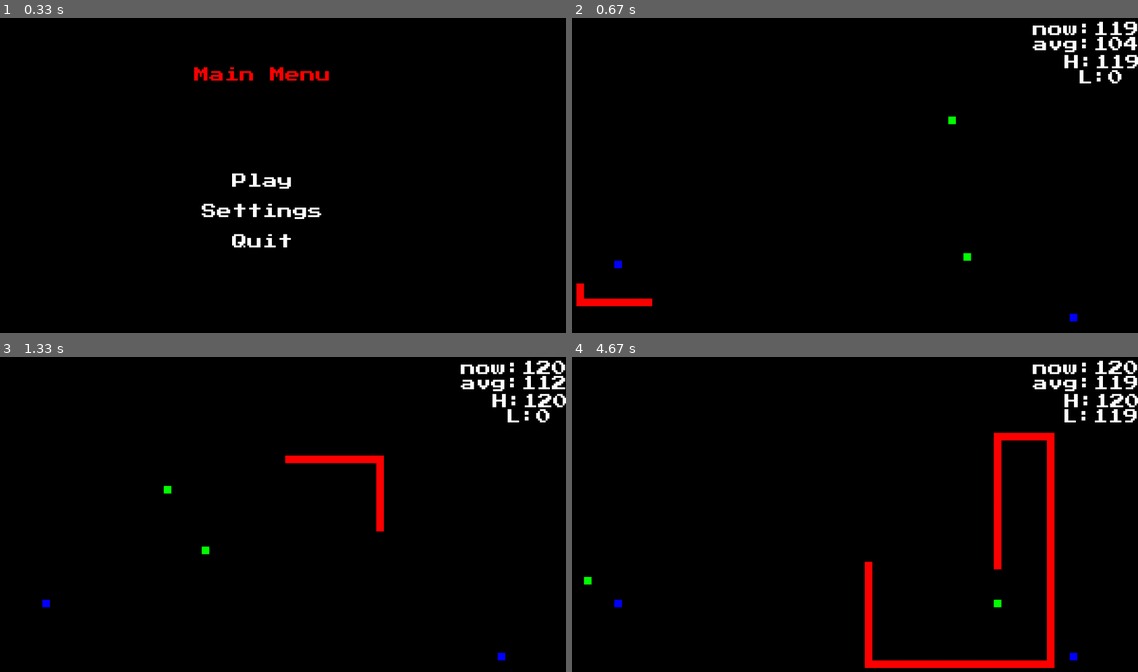
Above: before the commit, frames 1-4 (two rows, left to right).
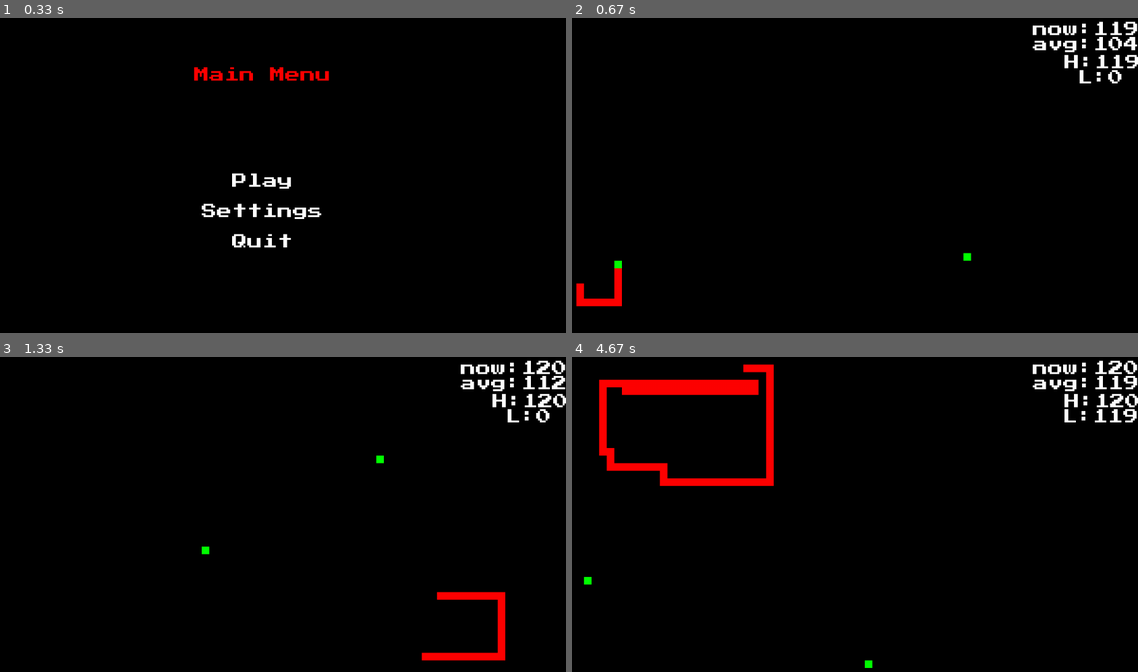
Above: after the commit, the same moments.

Repository: nmurphy101/Pygame2DFramework
Game: pygame game, started from main.py
Two runs of this game, one before a commit and one after it. Both use one fixed random seed, a clock stepped at 60 frames per second and the inputs below.
Inputs (mouse positions are in pixels of both pictures, inside the frame that each line leads up to):
- Up to frame 1 (0.33 s): no input
- Up to frame 2 (0.67 s): click (832, 181) at 0.38 s
- Up to frame 3 (1.33 s): no input
- Up to frame 4 (4.67 s): no input

Frame 1 is identical in both runs. In frame 2, 0.4% of the frame differs, in the area x 7-90%, y 31-97%; in frame 3, 1.8%; in frame 4, 6.5%, in the area x 4-90%, y 2-99%.

Commit message:
Properly enabled dirty_rect rendering/updating though the bug of skipping/holes in the tail segments causes ghosts to be left and not unrendered needs fixing

Diff:
--- a/future_features.txt
+++ b/future_features.txt
@@ -83,6 +83,11 @@
         iii. Make current sightlines into actionlines and remake sightlines
              to be used for calculated decisions
 
+Future Ideas:
+1. impliment coyote-time for precision user inputs as seen here or input buffering:
+    - https://developer.amazon.com/blogs/appstore/post/9d2094ed-53cb-4a3a-a5cf-c7f34bca6cd3/coding-imprecise-controls-to-make-them-feel-more-precise
+    - though I already have input buffering every frame
+
 
 Bugs:
 1. can you move diagonally anymore????
@@ -90,7 +95,8 @@
    through a enemy thus appearing to "phase" through them without dying...
 3. Seems like the last tail segment isn't always the correct one to grab
     which must be why some random tail segments sometimes vanish before they should...
-
+4. FPS suffers when in a video call for some reason...
+   - might have to do with the sounds trying to be played?
 
 
 
--- a/pkg/app.py
+++ b/pkg/app.py
@@ -47,6 +47,8 @@
         self.running = True
         self.fps = 1000
         self.fps_list = []
+        self.fps_pos = None
+        self.fps_rect = None
         self.clock = None
         self.screen_width = 1280
         self.screen_height = 720
@@ -63,6 +65,7 @@
             UI_1, UI_2, UI_3
         ]
         self.ui_sound_options = {}
+        self.pause_menu_options = {}
         # event = None
         # menu = None
         self.event_options = {
@@ -73,7 +76,11 @@
             KEYDOWN: lambda **kwargs: self.key_down(**kwargs),
             MOUSEBUTTONDOWN: lambda **kwargs: self.mouse_down(**kwargs),
         }
-        self.pause_menu_options = {}
+        events = []
+        for event in self.event_options.keys():
+            events.append(event)
+        # Limit the type of game events that can happen
+        pygame.event.set_allowed(events)
 
     def run(self):
         '''
@@ -102,9 +109,15 @@
             # Send event NEXT every time music tracks ends
             set_endevent(NEXT)
             # Gameplay logic this turn/tick
-            menu = play(update_fps)
-            # Update the screen display
-            update()
+            menu, dirty_rects = play(update_fps)
+            if dirty_rects:
+                # Update the screen display
+                update(dirty_rects)
+                # reset loop variables
+                self.dirty_rects = []
+            elif menu:
+                # Update the screen display
+                update()
             # System/window events to be checked
             event_checks(menu, event_get)
             # Free unreferenced memory
@@ -119,9 +132,9 @@
         '''
         # Game window settings
         background_colour = (0, 0, 0)
-        # flags = pygame.HWSURFACE | pygame.DOUBLEBUF
-        flags = 0
-        screen = pygame.display.set_mode((self.screen_width, self.screen_height), flags)#, RESIZABLE)
+        flags = pygame.DOUBLEBUF #| pygame.FULLSCREEN |
+        # flags = 0
+        screen = pygame.display.set_mode((self.screen_width, self.screen_height), flags, 16)#, RESIZABLE)
         # screen.set_mode()
         alpha_screen = pygame.Surface((self.screen_width, self.screen_height)).convert_alpha()
         alpha_screen.fill([0,0,0,0])
@@ -142,13 +155,14 @@
             1: None,
             None: 1,
         }
+        self.fps_pos = (self.game.screen_size[0]/2-(8*self.game.game_font.size)/2 + 545,
+                        self.game.screen_size[1]/2 - self.game.game_font.size * 11.5,
+                        250, 138)
+        self.fps_rect = pygame.Rect(self.fps_pos)
 
     def update_fps(self):
         # Clear previous frame obj's location
-        self.game.screen.fill((0, 0, 0, 0), (self.game.screen_size[0]/2-(8*self.game.game_font.size)/2 + 545,
-                                              self.game.screen_size[1]/2 - self.game.game_font.size * 11.5,
-                                              250, 138)
-                                              )
+        self.game.screen.fill((0, 0, 0, 0), self.fps_pos)
         fps = str(int(self.clock.get_fps()))
         _ = self.game.menu.render_button(f"now:{fps}", 11, h_offset=530)
         self.fps_list.append(int(fps))
@@ -161,6 +175,7 @@
         # High and low FPS
         _ = self.game.menu.render_button(f"H:{max(self.fps_list)}", 8.8, h_offset=565)
         _ = self.game.menu.render_button(f"L:{min(self.fps_list)}", 7.8, h_offset=565)
+        return self.fps_rect
 
     def event_checks(self, menu, event_get):
         '''
--- a/pkg/snake_game/ai/ai.py
+++ b/pkg/snake_game/ai/ai.py
@@ -65,6 +65,7 @@
     def situational_intent(self, entity, target):
         # print("situational Intent Chosen")
         intent = None
+        # print(entity.secondary_target)
         if entity.secondary_target == None:
             # Equal, Right, or left  Intent
             if entity.position[0] < target[0]:
@@ -79,7 +80,6 @@
         else:
             # Go for secondary target within timeframe
             if datetime.now() <= entity.since_secondary_target + timedelta(seconds=self.time_chase):
-                print("tracking secondary target")
                 # Equal, Right, or left  Intent
                 if entity.position[0] < entity.secondary_target[0]:
                     intent = 1
@@ -91,10 +91,16 @@
                 elif entity.position[1] > entity.secondary_target[1]:
                     intent = 0
             else:
-                print("Giving up on secondary target")
-                # Give up on going for the secondary target
-                entity.secondary_target = None
-                self.situational_intent(entity, target)
+                # Equal, Right, or left  Intent
+                if entity.position[0] < target[0]:
+                    intent = 1
+                elif entity.position[0] > target[0]:
+                    intent = 3
+                # Equal, down, or up  Intent
+                elif entity.position[1] < target[1]:
+                    intent = 2
+                elif entity.position[1] > target[1]:
+                    intent = 0
 
         intent = self.check_intent(entity, intent)
 
@@ -113,7 +119,7 @@
         situational_intent = self.situational_intent
         hypot = math.hypot
         # Loop to check intent
-        while True:
+        while 1:
             reset_sight_lines(entity)
             for obj in self.obj_container:
                 # Ignore the target object
@@ -138,13 +144,13 @@
         # Verify intention with sight lines
         for line in entity.sight_lines:
             # Edge of screen detection
-            if line.direction == 0 and line.end[1] < 0 - entity.size:
-                line.open = False
-            elif line.direction == 2 and line.end[1] > entity.screen_size[1] + entity.size:
-                line.open = False
-            elif line.direction == 3 and line.end[1] < 0 - entity.size:
-                line.open = False
-            elif line.direction == 1 and line.end[1] > entity.screen_size[0] + entity.size:
+            if line.direction == 0 and line.end[1] <= 0:
+                line.open = False
+            elif line.direction == 2 and line.end[1] >= entity.screen_size[1]:
+                line.open = False
+            elif line.direction == 3 and line.end[0] <= 0:
+                line.open = False
+            elif line.direction == 1 and line.end[0] >= entity.screen_size[0]:
                 line.open = False
             # Check the sight lines for a open direction
             if collide_rect(obj, line):
--- a/pkg/snake_game/entities/entity.py
+++ b/pkg/snake_game/entities/entity.py
@@ -81,15 +81,19 @@
         self.sound_death = pygame.mixer.Sound("assets/sounds/8bitretro_soundpack/MISC-NOISE-BIT_CRUSH/Retro_8-Bit_Game-Misc_Noise_06.wav")
         self.sound_mod = 4.5
         self.sound_death_volume = float(self.app.game.game_config["settings"]["sound"]["effect_volume"])/self.sound_mod
+        # Dirty rect or not
+        self.dirty_rect = False
         # Sight lines
         self.sight_lines = [
             Line(0, self),
+            Line(1, self),
+            Line(2, self),
+            Line(3, self),
+        ]
+        self.sight_lines_diag = [
             Line(.5, self),
-            Line(1, self),
             Line(1.5, self),
-            Line(2, self),
             Line(2.5, self),
-            Line(3, self),
             Line(3.5, self),
         ]
         # Pathfinding variables
--- a/pkg/snake_game/entities/snake/snake.py
+++ b/pkg/snake_game/entities/snake/snake.py
@@ -71,6 +71,8 @@
         self.sound_death_volume = float(app.game.game_config["settings"]["sound"]["effect_volume"])/self.sound_mod
         # Interact sound
         # self.sound_interact = pygame.mixer.Sound("")
+        # Dirty rect or not
+        self.dirty_rect = True
         # Entity's children/followers in a train of same children objs
         self.child_train = True
         # Number of tail segments
@@ -98,16 +100,21 @@
             self.rect.topleft = self.position
             # Render the entity's obj based on it's parameters
             self.screen.blit(self.image, self.position)
+            # eval func's only once before loop
+            draw = Line.draw
+            append_dirty_rects = self.app.game.dirty_rects.append
             # Render the entity's sight lines
-            draw = Line.draw # eval func only once
             for line in self.sight_lines:
                 draw(line, self)
             # Draw all children on refresh or optimized one child per
             if updated_refresh[1]:
                 # Draw each child if there are any
                 for child in self.children:
+                    append_dirty_rects(child)
                     child.refresh_draw()
             elif len(self.children) > 0 and self.child_train:
+                # Add this child to the dirty rects
+                append_dirty_rects(self.children[-1])
                 # Only move/render the last child to front of the train
                 self.children[-1].draw(obj_container, updated_refresh)
 
--- a/pkg/snake_game/game.py
+++ b/pkg/snake_game/game.py
@@ -77,6 +77,7 @@
         self.timer = None
         # Game object containers
         self.sprite_group = pygame.sprite.Group()
+        self.dirty_rects = []
         # AI blackbox
         self.chosen_ai = None
         # Menu Obj
@@ -97,17 +98,20 @@
         # Check if not in a menu
         if self.menu.menu_option is None:
             # eval func's only once before loops
-            fill = self.screen.fill
+            fill_screen = self.screen.fill
+            append_dirty_rects = self.dirty_rects.append
             # Execute game object actions
             for obj in self.sprite_group.sprites():
                 # Make sure to refresh coming out of pause_menu
                 if self.menu.prev_menu in [0, 1]:
                     # Clear previous frame render
-                    fill((0, 0, 0, 0))
+                    fill_screen((0, 0, 0, 0))
                     # Draw game objects
                     obj.draw(self.sprite_group.sprites(), (False, True))
                 # take obj tick actions
                 updated = obj.update(self.sprite_group.sprites())
+                if updated or not obj.dirty_rect:
+                    append_dirty_rects(obj)
                 # Draw game objects
                 obj.draw(self.sprite_group.sprites(), (updated, False))
                 # collision of obj to other objects/children-of-other-objs
@@ -116,14 +120,15 @@
             if self.menu.prev_menu in [0, 1]:
                 self.menu.prev_menu = None
             # The game loop FPS counter
-            update_fps()
+            append_dirty_rects(update_fps())
+            return None, self.dirty_rects
 
         else:
             # The game loop FPS counter
             update_fps()
             # Show which ever menu option that has been chosen:
             #   Main, Pause, Settings, GameOver, Display, Sound
-            return self.menu.menu_options.get(self.menu.menu_option)()
+            return self.menu.menu_options.get(self.menu.menu_option)(), None
 
     def start(self):
         '''
@@ -145,16 +150,16 @@
         # player_snake = Snake(self.alpha_screen, self.screen, self.screen_size, self.app, player=True)
         # player_snake.speed_mod = .75
         enemy_snake = Snake(self.alpha_screen, self.screen, self.screen_size, self.app)
-        enemy_snake.speed_mod = 60
+        enemy_snake.speed_mod = 10
         enemy_snake.killable = False
         # enemy_snake2 = Snake(self.alpha_screen, self.screen, self.screen_size, self.app)
         # enemy_snake2.speed_mod = 3
-        tele_portal = TelePortal(self.alpha_screen, self.screen, self.screen_size, self.app)
+        # tele_portal = TelePortal(self.alpha_screen, self.screen, self.screen_size, self.app)
         # Set of game objects
         obj_container = [ # Order of these objects actually matter
             food,
             food2,
-            tele_portal,
+            # tele_portal,
             # player_snake,
             enemy_snake,
             # enemy_snake2,
--- a/pkg/snake_game/game_config.json
+++ b/pkg/snake_game/game_config.json
@@ -1,10 +1,10 @@
 {
     "settings": {
         "sound": {
-            "music": false,
-            "music_volume": "0.10000000000000007",
+            "music": true,
+            "music_volume": "0.05000000000000007",
             "effect_volume": "6.938893903907228e-17",
-            "menu_volume": "0.05000000000000007"
+            "menu_volume": "0.10000000000000007"
         },
         "display": {
             "fps": 500,
--- a/pkg/snake_game/menus/pause/pause.py
+++ b/pkg/snake_game/menus/pause/pause.py
@@ -62,6 +62,6 @@
         (return_obj, self.MainMenu, 1),
     ]
 
-    print(self.game.sprite_group.sprites()[3].ID, len(self.game.sprite_group.sprites()[3].children))
+    # print(self.game.sprite_group.sprites()[3].ID, len(self.game.sprite_group.sprites()[3].children))
 
     return menu
